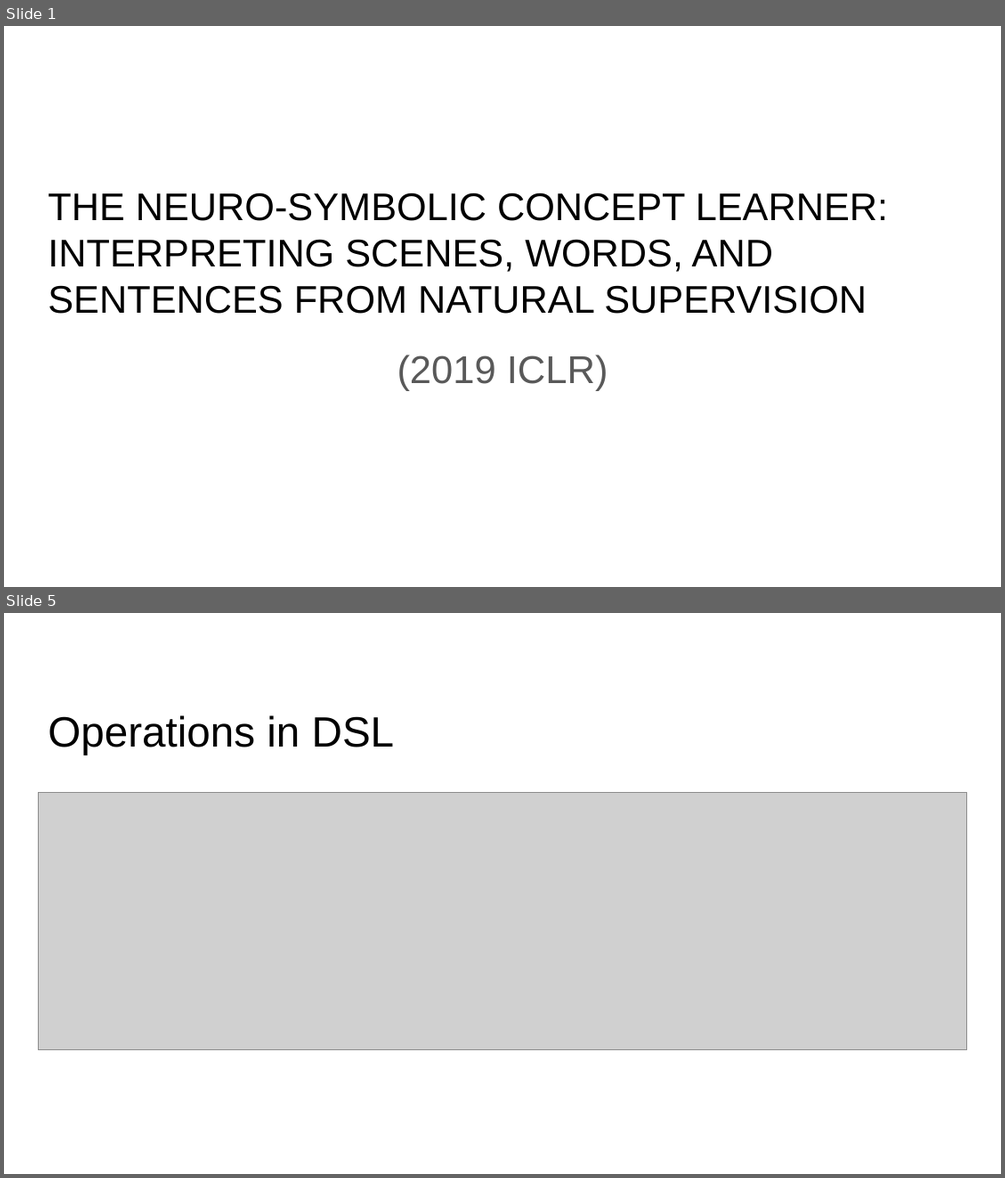
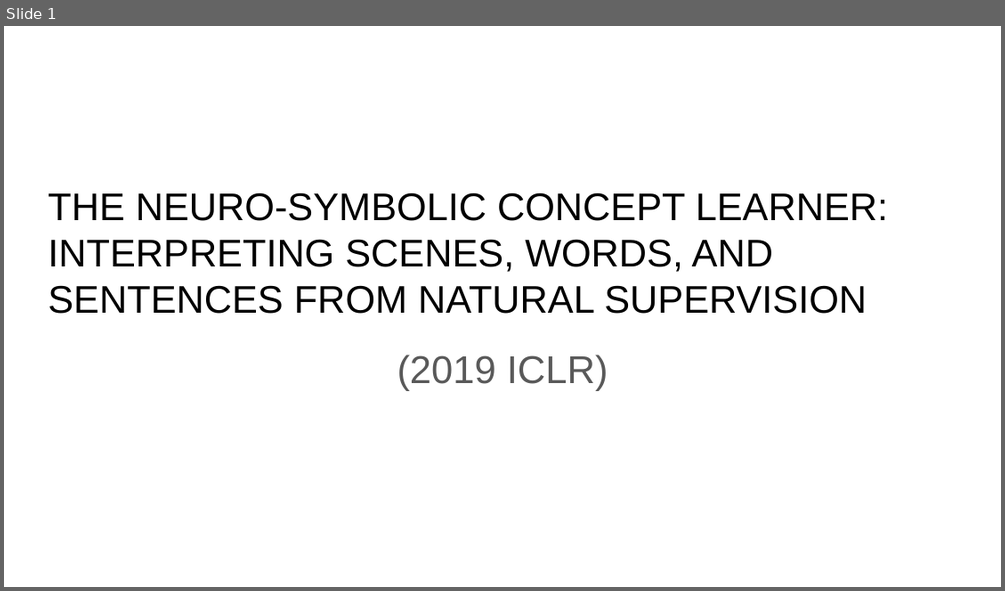
Before and after one commit to paul-tian/ITSEG-System-Engineering, a slide deck: Jiaohong_Yao/1/NS-CL.pptx. Shown one above the other, each under a label of ours: slides 1 and 5 before the commit, slide 1 after it; the slides between them are not shown. The pictures are 1005x1178 and 1005x591 pixels, drawn with LibreOffice and Linux fonts; fonts in the diff are those of the drawing; grey boxes stand for pictures. Boxes give left, top, right and bottom in pixels: in the first picture for what was removed or moved away, otherwise in the second. Text is boxed around its words. In the diff, an @@ line names an element or a change of style, - is before the commit and + after.

```diff
--- a/Jiaohong_Yao/1/NS-CL.pptx
+++ b/Jiaohong_Yao/1/NS-CL.pptx
@@ slide 5 removed at [4, 613, 1001, 1174], background #FFFFFF @@
@@ title removed at [48, 715, 395, 755] @@
-Operations in DSL
@@ picture removed at [38, 793, 967, 1050] @@
```
Also in this commit, not shown: 6 slides changed, 22 slides added, 11 other slides removed, 1 other file.
